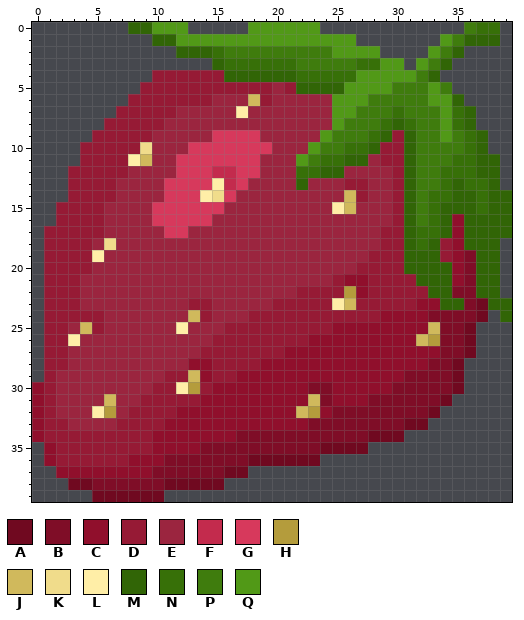
Two states of a pixel-art sprite, assets/images/hptruskawka.png. The picture above is the old version.
The file is 40x40 pixels.
Palette (. is transparent): A #700920  B #7f0d27  C #900f2c  D #961a35  E #9b253f  F #c32b4d  G #d7395c  H #b49c3c  J #d0b95c  K #f0dc8b  L #ffeea7  M #316506  N #377008  P #3f7c0d  Q #519917
Now the later version:
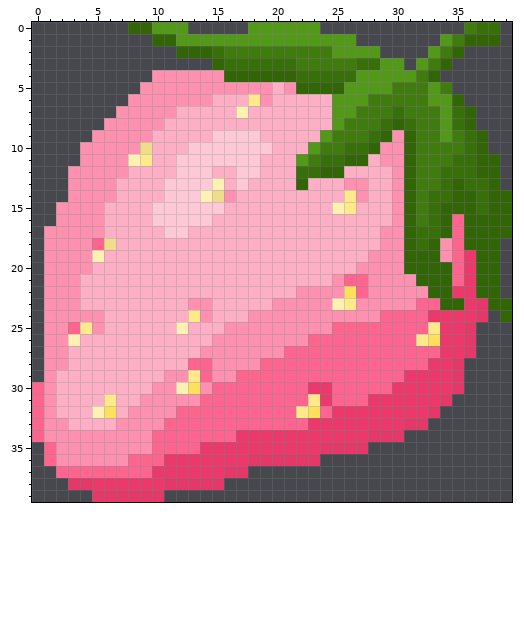
Difference:
colour A: #700920 -> #e43868
colour B: #7f0d27 -> #ec386a
colour C: #900f2c -> #ff648f
colour D: #961a35 -> #ff90af
colour E: #9b253f -> #ffafc5
colour G: #d7395c -> #ffc8d7
colour H: #b49c3c -> #ffe05c
colour J: #d0b95c -> #ffe98b
colour L: #ffeea7 -> #fff0b4
y 12: x 15..16 FF -> EE
y 13: x 16 F -> E
y 14: x 16 G -> D
y 18: x 5 E -> C
y 25: x 3 E -> C
Changed places in both pictures, as pixel boxes (x1, y1, x2, y2):
changed: (32, 70, 488, 502)
